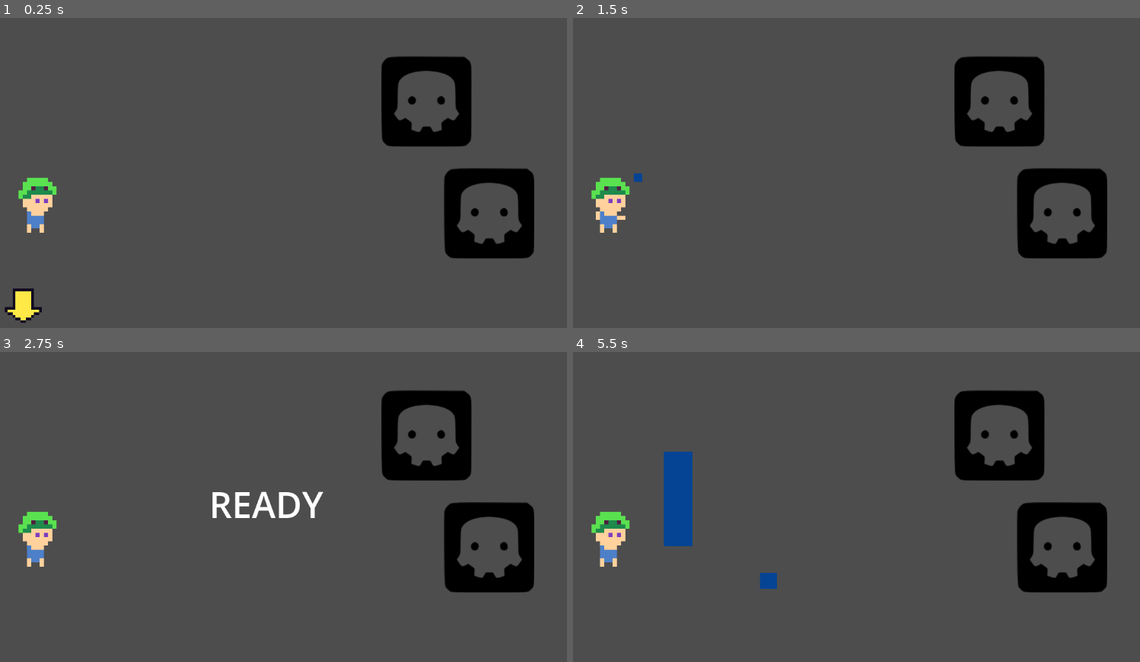
Above: before the commit, frames 1-4 (two rows, left to right).
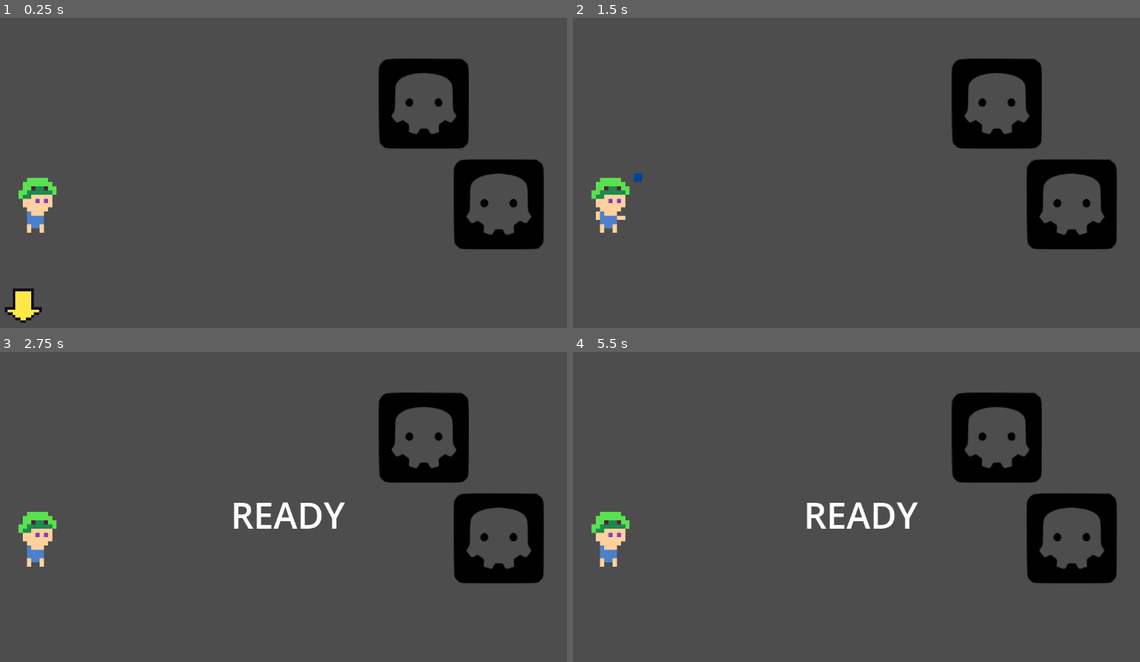
Above: after the commit, the same moments.

Repository: etherware-novice/timejam
Game: Godot game, scene res://scenes/battle_scene.tscn
The game is run twice, just before and just after one commit, with the same random seed, the same clock (stepped at 60 frames per second) and the same inputs. The project has no main scene, so this scene is started directly.
Inputs:
- Up to frame 1 (0.25 s): no input
- Up to frame 2 (1.5 s): tap Enter (ui_accept) at 0.5, 1.35 s; hold Right (ui_right) 0.53-1.28 s; hold Enter (ui_accept) 0.53-1.28 s; hold Down (ui_down) from 1.28 s (still down)
- Up to frame 3 (2.75 s): tap Enter (ui_accept) at 1.52, 1.82 s; release Down (ui_down) at 2.03 s; hold Right (ui_right) from 2.03 s (still down); hold Enter (ui_accept) from 2.03 s (still down)
- Up to frame 4 (5.5 s): release Right (ui_right) at 2.78 s; release Enter (ui_accept) at 2.78 s; hold Up (ui_up) 2.78-3.53 s; tap Enter (ui_accept) at 2.85, 3.02, 3.32, 4.35, 4.52, 4.82 s; hold Enter (ui_accept) 3.53-4.28 s; hold Left (ui_left) 3.53-5.03 s; hold Down (ui_down) from 5.03 s (still down); hold Enter (ui_accept) from 5.03 s (still down)

The runs differ from the first frame. In frame 1, 4.0% of the frame differs, in the area x 66-96%, y 12-78%; in frame 2, 4.0%; in frame 3, 5.2%; in frame 4, 6.4%, in the area x 15-96%, y 12-78%.

Commit message:
paddle damage

Diff:
--- a/char/baseEnemy.gd
+++ b/char/baseEnemy.gd
@@ -1,4 +1,4 @@
-extends AnimatedSprite2D
+extends Area2D
 class_name enemy
 
 signal endTurn
@@ -19,4 +19,5 @@
 
 func die():
 	targetable = false
+	canAttack = false
 	get_tree().create_timer(20).timeout.connect(queue_free)
--- /dev/null
+++ b/char/player.gd
@@ -0,0 +1,15 @@
+extends Area2D
+
+var targetable = true
+
+# Called when the node enters the scene tree for the first time.
+func _ready():
+	pass # Replace with function body.
+
+
+# Called every frame. 'delta' is the elapsed time since the previous frame.
+func _process(delta):
+	pass
+
+func recDmg(damage):
+	print(damage)
--- a/project.godot
+++ b/project.godot
@@ -17,6 +17,7 @@
 [autoload]
 
 constants="*res://scripts/constants.gd"
+player="*res://char/player.gd"
 
 [rendering]
 
--- a/scenes/battle_scene.tscn
+++ b/scenes/battle_scene.tscn
@@ -1,6 +1,7 @@
-[gd_scene load_steps=28 format=3 uid="uid://ctf08ld6v1uhe"]
+[gd_scene load_steps=33 format=3 uid="uid://ctf08ld6v1uhe"]
 
 [ext_resource type="Script" path="res://scripts/battle_scene.gd" id="1_kamkq"]
+[ext_resource type="Script" path="res://char/player.gd" id="2_8fuv7"]
 [ext_resource type="Texture2D" uid="uid://boxvm6yi74qhq" path="res://art/attackHit.png" id="2_10alu"]
 [ext_resource type="Script" path="res://char/baseEnemy.gd" id="3_6mtid"]
 [ext_resource type="Texture2D" uid="uid://cgwu708v8w0c5" path="res://art/select.png" id="3_ohcfm"]
@@ -131,6 +132,18 @@
 "speed": 6.0
 }]
 
+[sub_resource type="RectangleShape2D" id="RectangleShape2D_58vkb"]
+size = Vector2(88.7435, 6.60581)
+
+[sub_resource type="RectangleShape2D" id="RectangleShape2D_vmpew"]
+size = Vector2(110.25, 102.5)
+
+[sub_resource type="RectangleShape2D" id="RectangleShape2D_xwvnj"]
+size = Vector2(122, 132)
+
+[sub_resource type="RectangleShape2D" id="RectangleShape2D_liwxc"]
+size = Vector2(98, 112)
+
 [sub_resource type="AtlasTexture" id="AtlasTexture_x40s2"]
 atlas = ExtResource("3_ohcfm")
 region = Rect2(0, 0, 16, 16)
@@ -162,27 +175,55 @@
 [node name="battleScene" type="Node2D"]
 script = ExtResource("1_kamkq")
 
-[node name="player" type="AnimatedSprite2D" parent="."]
+[node name="player" type="Area2D" parent="."]
+script = ExtResource("2_8fuv7")
+
+[node name="AnimatedSprite2D" type="AnimatedSprite2D" parent="player"]
 texture_filter = 1
 position = Vector2(-407, 57)
 scale = Vector2(8, 8)
 sprite_frames = SubResource("SpriteFrames_o1q0s")
 animation = &"attackMain"
 
+[node name="CollisionShape2D" type="CollisionShape2D" parent="player"]
+position = Vector2(-424.5, 62.5)
+scale = Vector2(1.16065, 19.5283)
+shape = SubResource("RectangleShape2D_58vkb")
+
 [node name="battleCam" type="Camera2D" parent="."]
 unique_name_in_owner = true
 
-[node name="enemy1" type="AnimatedSprite2D" parent="."]
-position = Vector2(429, 77)
+[node name="enemy1" type="Area2D" parent="."]
+position = Vector2(445, 57)
 script = ExtResource("3_6mtid")
-
-[node name="enemy2" type="AnimatedSprite2D" parent="."]
-position = Vector2(310, -135)
+metadata/_edit_group_ = true
+
+[node name="AnimatedSprite2D" type="AnimatedSprite2D" parent="enemy1"]
+position = Vector2(2, 2.75)
+
+[node name="CollisionShape2D" type="CollisionShape2D" parent="enemy1"]
+position = Vector2(3.875, 0)
+shape = SubResource("RectangleShape2D_vmpew")
+
+[node name="enemy2" type="Area2D" parent="."]
+position = Vector2(305, -131)
 script = ExtResource("3_6mtid")
-
-[node name="enemy3" type="AnimatedSprite2D" parent="."]
-position = Vector2(268, 186)
+metadata/_edit_group_ = true
+
+[node name="AnimatedSprite2D" type="AnimatedSprite2D" parent="enemy2"]
+
+[node name="CollisionShape2D" type="CollisionShape2D" parent="enemy2"]
+shape = SubResource("RectangleShape2D_xwvnj")
+
+[node name="enemy3" type="Area2D" parent="."]
+position = Vector2(281, 217)
 script = ExtResource("3_6mtid")
+metadata/_edit_group_ = true
+
+[node name="AnimatedSprite2D" type="AnimatedSprite2D" parent="enemy3"]
+
+[node name="CollisionShape2D" type="CollisionShape2D" parent="enemy3"]
+shape = SubResource("RectangleShape2D_liwxc")
 
 [node name="selector" type="AnimatedSprite2D" parent="."]
 texture_filter = 1
@@ -235,10 +276,10 @@
 position = Vector2(-458, -193)
 
 [node name="ready" type="Label" parent="paddlectrl"]
-offset_left = 224.0
-offset_top = 232.0
-offset_right = 440.0
-offset_bottom = 328.0
+offset_left = 265.0
+offset_top = 252.0
+offset_right = 481.0
+offset_bottom = 348.0
 theme_override_font_sizes/font_size = 68
 text = "READY
 "
--- a/scripts/battle_scene.gd
+++ b/scripts/battle_scene.gd
@@ -29,8 +29,8 @@
 		spr.script = load(charBase + ".gd")
 		spr._ready()  # maybe a bad idea but it worky
 		spr.set_process(true)
-		spr.sprite_frames = load(charBase + ".tres")
-		spr.play()
+		spr.get_node("AnimatedSprite2D").sprite_frames = load(charBase + ".tres")
+		spr.get_node("AnimatedSprite2D").play()
 		spr.connect("endTurn", nextTurn)
 		turnOrder.append(spr)
 
@@ -51,7 +51,10 @@
 	_unhandled_key_input(null)
 
 	#turnOrder[subTurn].doAttack($player)
-	$paddlectrl.start()
+	if turnOrder[subTurn].canAttack:
+		$paddlectrl.start()
+	else:
+		nextTurn()
 
 
 func _unhandled_key_input(event):
@@ -77,7 +80,7 @@
 
 	selectIndex = clamp(selectIndex, 0, max(selectMark.size() - 1, 0) )
 
-	$selector.position = selectMark[selectIndex].position
+	$selector.position = selectMark[selectIndex].position + Vector2(0, -100)
 	pass
 
 func _setSelectTrack(track):
@@ -101,23 +104,25 @@
 func playerDoAttack():
 	var target = selectMark[selectIndex]
 	selectTrack = "disable"
-	$player.play("attackMain")
-	while $player.frame < 6:
-		await $player.frame_changed
+
+	var sprite = $player/AnimatedSprite2D
+	sprite.play("attackMain")
+	while sprite.frame < 6:
+		await sprite.frame_changed
 	if not Input.is_action_pressed("ui_accept"):  # no cheating by holding the button
-		while $player.frame < 12:
+		while sprite.frame < 12:
 			if Input.is_action_pressed("ui_accept"):
-				$player.play("attackHit")
+				sprite.play("attackHit")
 				await doBallThrow($player.position, target.position)
 				target.recDmg(5)
 				print("action command success")
 				break
-			await $player.frame_changed
+			await sprite.frame_changed
 
-	if $player.is_playing():
-		await $player.animation_finished
-	$player.play("attackMain")
-	$player.stop()
+	if sprite.is_playing():
+		await sprite.animation_finished
+	sprite.play("attackMain")
+	sprite.stop()
 	nextTurn()
 
 func doBallThrow(start, end):
--- a/scripts/paddle.gd
+++ b/scripts/paddle.gd
@@ -22,7 +22,7 @@
 	#                     0,1     1,2   2,4   -1,1
 	var flip = ( ( (randi() % 2) + 1 ) * 2 ) - 3
 	ballVelocity = Vector2(-1, flip)
-	$ball.position = $ready.position + Vector2(300, 0)
+	$ball.position = $ready.position
 	active = true
 
 func stop():
@@ -64,7 +64,12 @@
 
 
 func _on_ball_area_entered(area):
-	ballVelocity *= -1
+	if not area.script:
+		ballVelocity = Vector2(-ballVelocity.x, ( ( (randi() % 2) + 1 ) * 2 ) - 3)
+		return
+	if area.targetable:
+		area.recDmg(5)
+		stop()
 
 
 func _on_visible_on_screen_notifier_2d_screen_exited():
